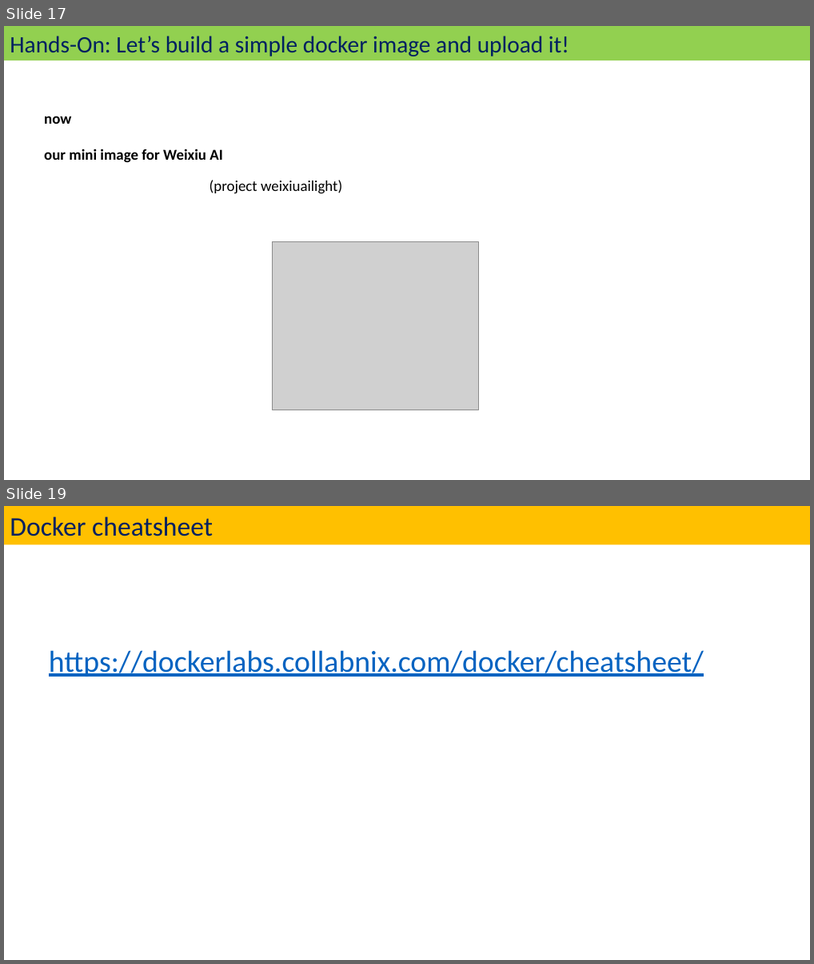
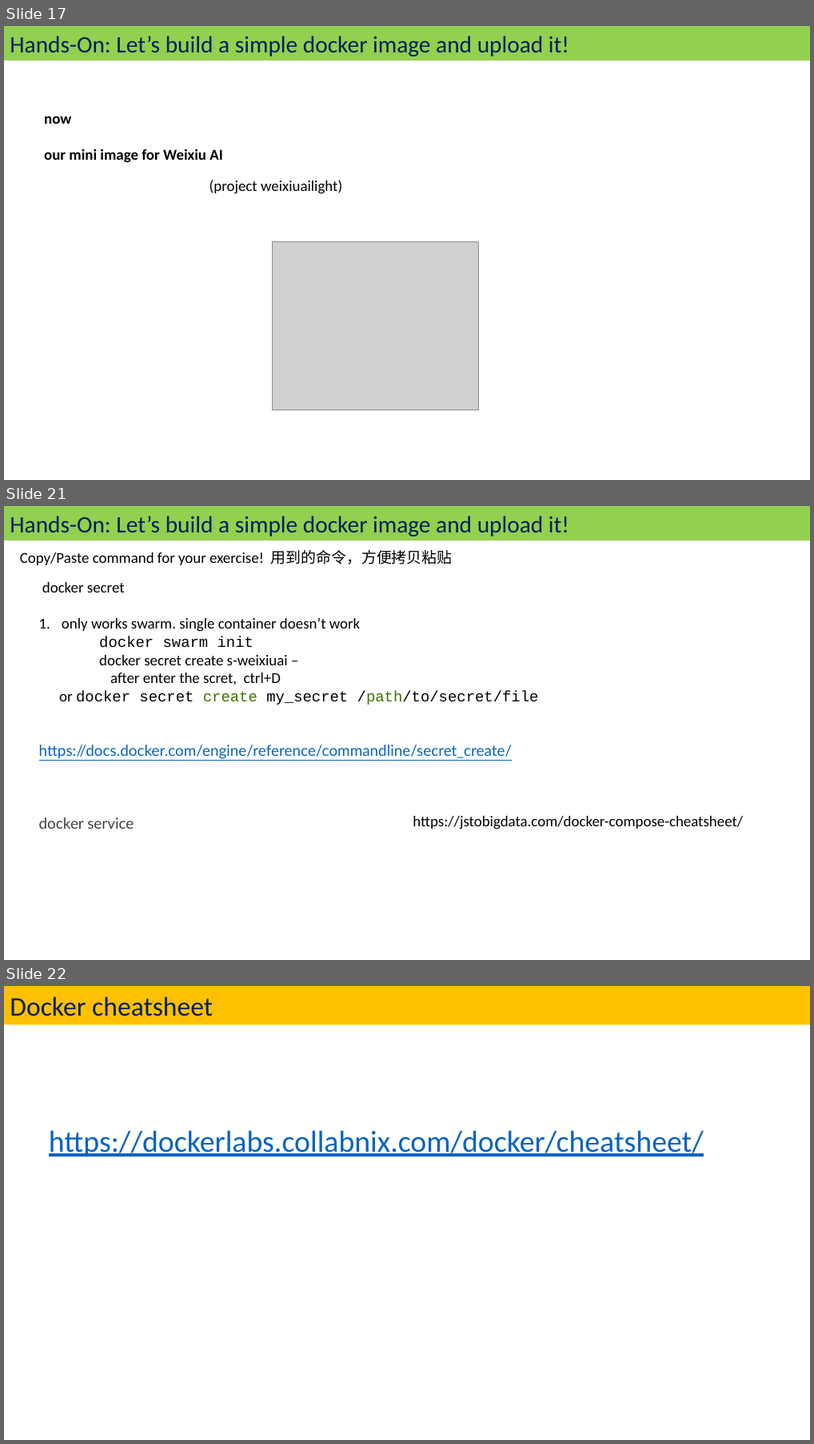
Before and after one commit to stemproaca/pdm, a slide deck: reports/weixiuai_image_docker.pptx. Shown one above the other, each under a label of ours: slides 17 and 19 before the commit, slides 17, 21 and 22 after it; the slides between them are not shown. The pictures are 814x964 and 814x1444 pixels, drawn with LibreOffice and Linux fonts; fonts in the diff are those of the drawing; grey boxes stand for pictures. Boxes give left, top, right and bottom in pixels: in the first picture for what was removed or moved away, otherwise in the second. Text is boxed around its words. In the diff, an @@ line names an element or a change of style, - is before the commit and + after.

```diff
--- a/reports/weixiuai_image_docker.pptx
+++ b/reports/weixiuai_image_docker.pptx
@@ slide 21 added at bbox=[4, 506, 810, 960], background #FFFFFF @@
@@ rectangle added at bbox=[4, 506, 810, 540], fill #92D050, 28 pt, text #002060 @@
+Hands-On: Let’s build a simple docker image and upload it!
@@ text added at bbox=[20, 550, 453, 565], 18 pt, text #000000 @@
+Copy/Paste command for your exercise! 用到的命令，方便拷贝粘贴
@@ text added at bbox=[39, 582, 539, 828], 18 pt, text #000000 @@
+docker secret
+1. only works swarm. single container doesn’t work
+docker swarm init
+docker secret create s-weixiuai –
+after enter the scret, ctrl+D
+or docker secret create my_secret /path/to/secret/file
+https://docs.docker.com/engine/reference/commandline/secret_create/
+docker service
@@ text added at bbox=[413, 816, 743, 829], 18 pt, text #000000 @@
+https://jstobigdata.com/docker-compose-cheatsheet/
@@ what was slide 19 is now slide 22 @@
```
Also in this commit, not shown: 2 slides changed, 2 other slides added, 41 other files.
